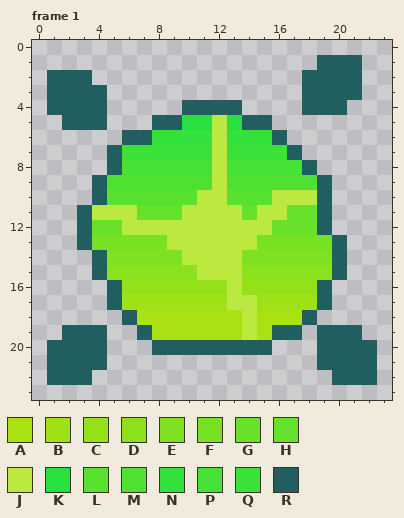
File history of a pixel-art file, data/tex/virus_3.aseprite. The picture above is the old version.
24x24 pixels, 9 frames. Colours within 5 levels of each other are drawn and written as one. Shown: frame 1. The commit also changed other frames, which this record leaves out.
Palette (. is transparent): A #aae113  B #9fe116  C #94e11a  D #8be11d  E #7ee122  F #77e124  G #69e129  H #63e12b  J #bce940  K #28e140  L #59e12f  M #4fe132  N #33e13c  P #45e136  Q #3be139  R #215e60
After the commit:
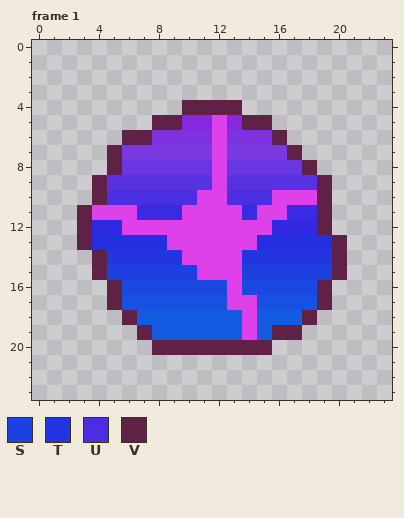
Colours new in this view: S #1d40e1  T #2235e1  U #492fe1  V #602146
Changes in this commit:
layer "Layer 2" now hidden
@@ palette @@
-A #aae113
+A #135be1
-B #9fe116
+B #1651e1
-C #94e11a
+C #1a48e1
-F #77e124
+F #242fe1
-G #69e129
+G #2f29e1
-H #63e12b
+H #392be1
-J #bce940
+J #de40e9
-K #28e140
+K #8728e1
-M #4fe132
+M #5832e1
-N #33e13c
+N #7e33e1
-P #45e136
+P #6936e1
-Q #3be139
+Q #7839e1
--- frame 1
@@ x 0..23 @@
  0 ........................
- 1 ...................RRR..
- 2 .RRR..............RRRR..
- 3 .RRRR.............RRRR..
- 4 .RRRR.....RRRR....RRR...
- 5 ..RRR...RRKKJKRR........
- 6 ......RRNNNNJNNNR.......
- 7 .....RQQQQQQJQQQQR......
- 8 .....RPPPPPPJPPPPPR.....
- 9 ....RMMMMMMMJMMMMMMR....
-10 ....RLLLLLLJJLLLJJJR....
-11 ...RJJJHHHJJJJHJJHHR....
-12 ...RGGJJJJJJJJJJGGGR....
-13 ...RFFFFFJJJJJJFFFFFR...
-14 ....REEEEEJJJJEEEEEER...
-15 ....RDDDDDDJJJDDDDDDR...
-16 .....RCCCCCCCJCCCCCR....
-17 .....RBBBBBBBJJBBBBR....
-18 ......RAAAAAAAJAAAR.....
-19 ..RRR..RAAAAAAJARR.RRR..
-20 .RRRR...RRRRRRRR...RRRR.
-21 .RRRR..............RRRR.
-22 .RRR................RRR.
+ 1 ........................
+ 2 ........................
+ 3 ........................
+ 4 ..........VVVV..........
+ 5 ........VVKKJKVV........
+ 6 ......VVNNNNJNNNV.......
+ 7 .....VQQQQQQJQQQQV......
+ 8 .....VPPPPPPJPPPPPV.....
+ 9 ....VMMMMMMMJMMMMMMV....
+10 ....VUUUUUUJJUUUJJJV....
+11 ...VJJJHHHJJJJHJJHHV....
+12 ...VGGJJJJJJJJJJGGGV....
+13 ...VFFFFFJJJJJJFFFFFV...
+14 ....VTTTTTJJJJTTTTTTV...
+15 ....VSSSSSSJJJSSSSSSV...
+16 .....VCCCCCCCJCCCCCV....
+17 .....VBBBBBBBJJBBBBV....
+18 ......VAAAAAAAJAAAV.....
+19 .......VAAAAAAJAVV......
+20 ........VVVVVVVV........
+21 ........................
+22 ........................
 23 ........................
